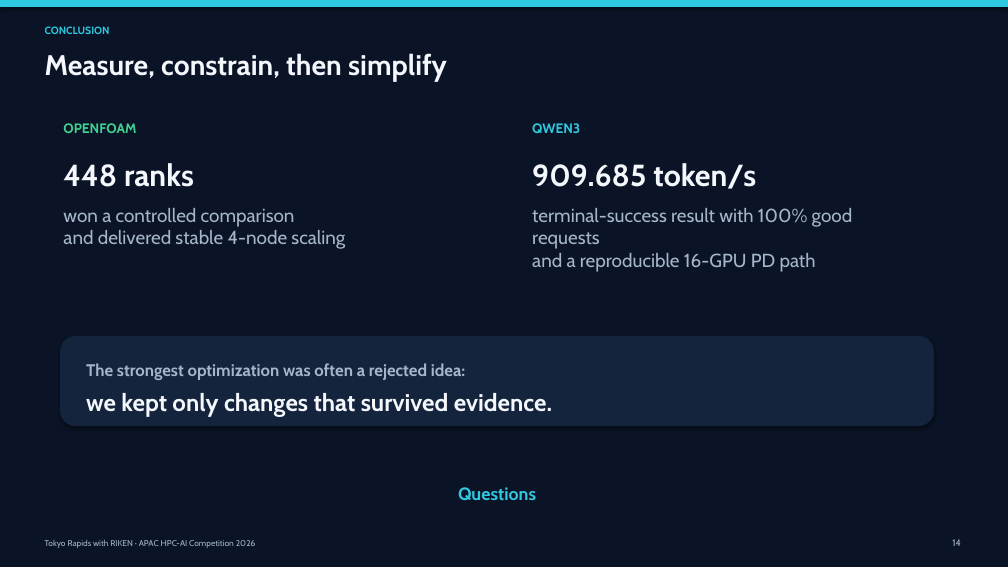
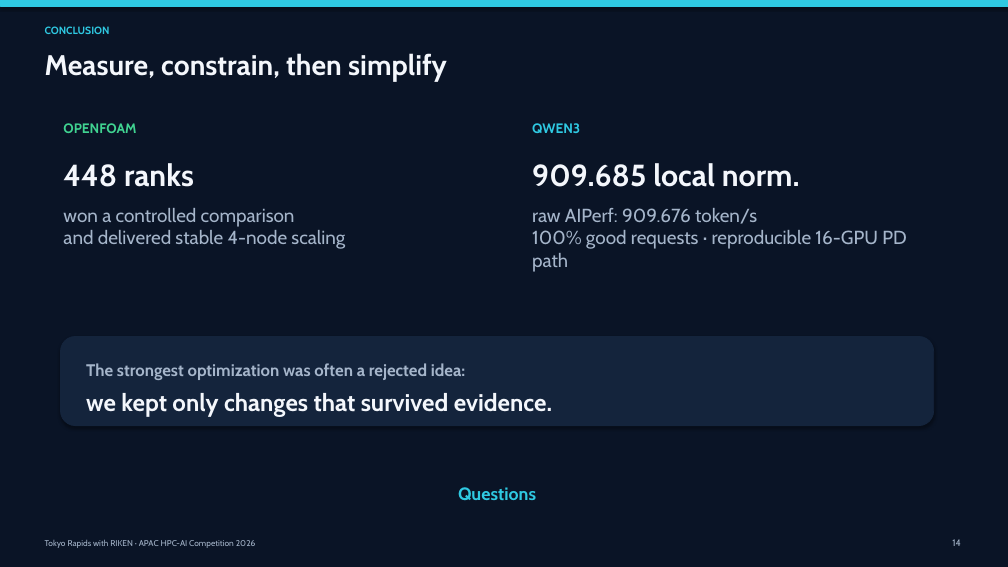
Before and after one commit to 2026-APAC-HPC-AI-Tokyo-Rapids/1_OpenFOAM, a slide deck: slide 14 of presentation/team_presentation.pptx. Drawn at 1008x567 pixels with LibreOffice and Linux fonts; fonts in the diff are those of the drawing. Boxes give left, top, right and bottom in pixels: in the first picture for what was removed or moved away, otherwise in the second. Text is boxed around its words. In the diff, an @@ line names an element or a change of style, - is before the commit and + after.

```diff
--- a/presentation/team_presentation.pptx
+++ b/presentation/team_presentation.pptx
@@ text at (532, 163, 800, 187): text changed @@
-909.685 token/s
+909.685 local norm.
@@ text at (532, 208, 907, 272): text changed @@
-terminal-success result with 100% good requests
-and a reproducible 16-GPU PD path
+raw AIPerf: 909.676 token/s
+100% good requests · reproducible 16-GPU PD path
```
Also in this commit, not shown: 5 other slides changed, 1 slide added, 1 slide removed.
